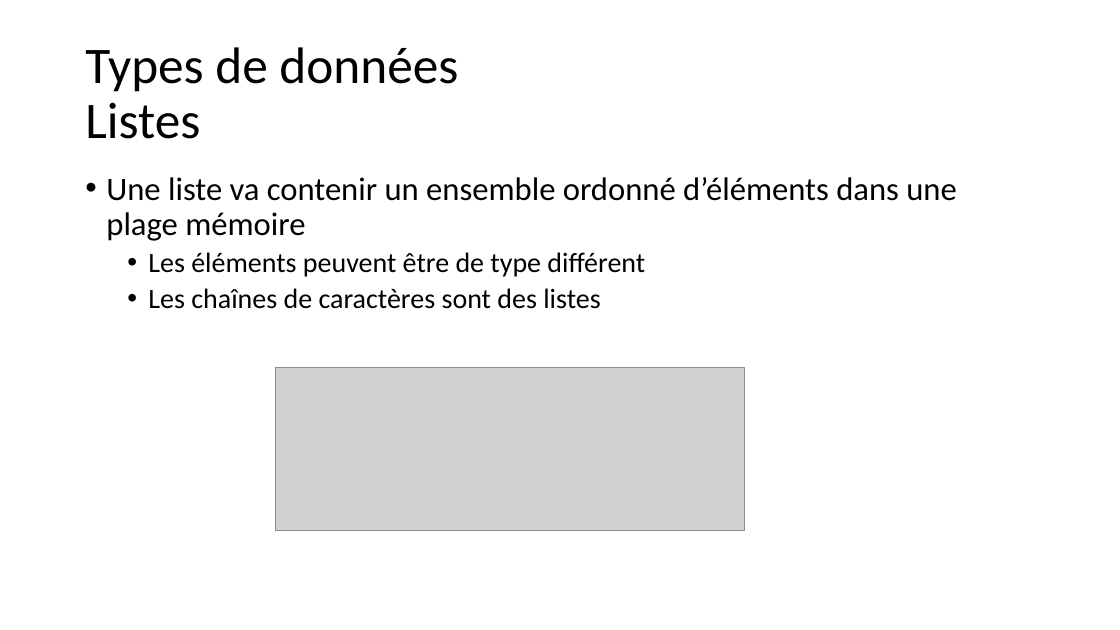
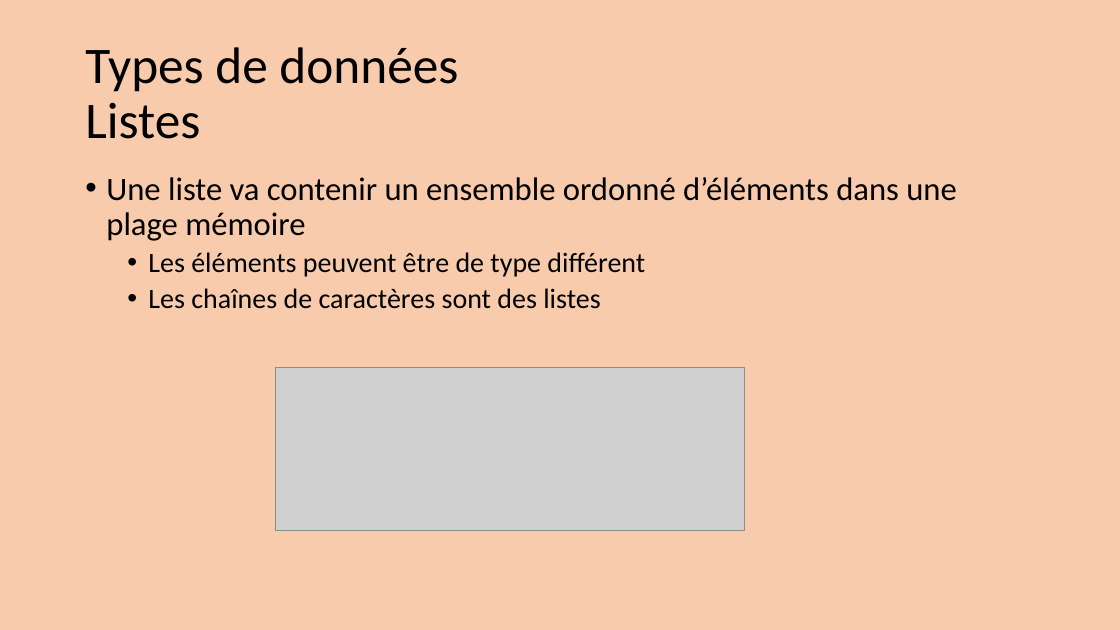
Before and after one commit to aubinthomas/Course, a slide deck: slide 14 of python_debutant/Formation Python débutant.pptx. Drawn at 1120x630 pixels with LibreOffice and Linux fonts; fonts in the diff are those of the drawing; grey boxes stand for pictures. Boxes give left, top, right and bottom in pixels: in the first picture for what was removed or moved away, otherwise in the second. Text is boxed around its words. In the diff, an @@ line names an element or a change of style, - is before the commit and + after.

```diff
--- a/python_debutant/Formation Python débutant.pptx
+++ b/python_debutant/Formation Python débutant.pptx
@@ background #FFFFFF to #F8CBAD @@
```
Also in this commit, not shown: 5 other slides changed, 1 slide removed.
